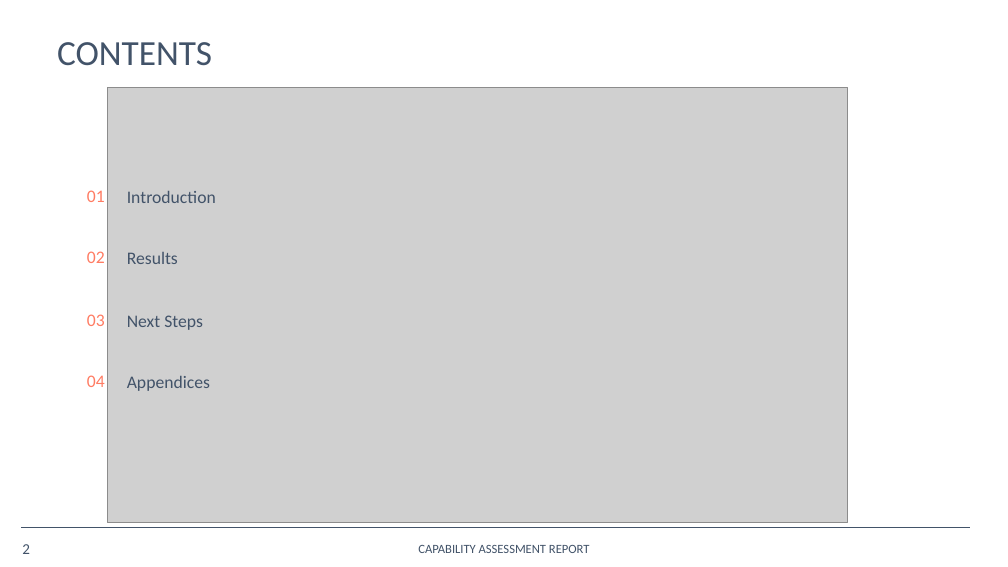
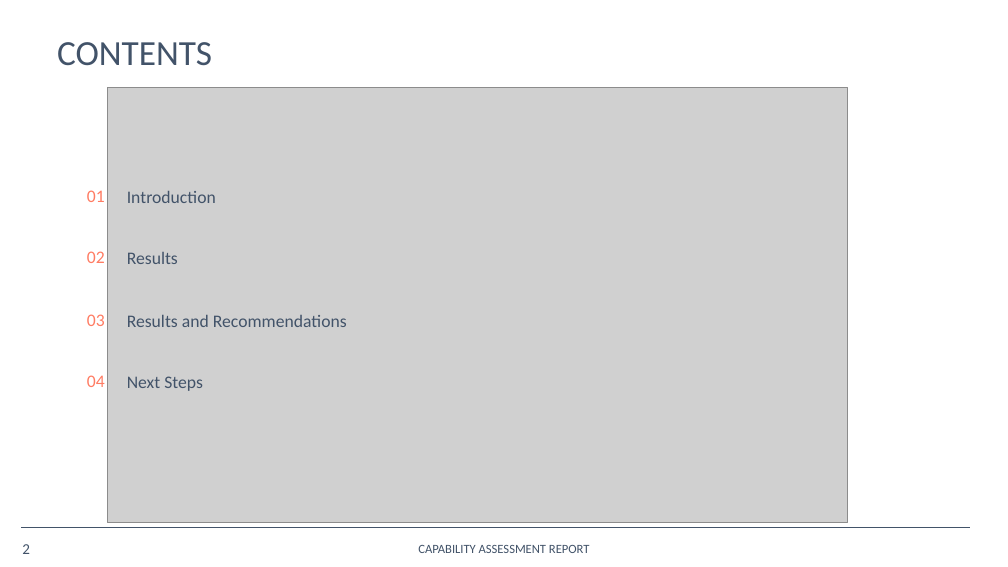
Before and after one commit to opus-meum/power-automate, a slide deck: slide 2 of Capability Assessment Report.pptx. Drawn at 1008x567 pixels with LibreOffice and Linux fonts; fonts in the diff are those of the drawing; grey boxes stand for pictures; background and template pictures are left out. Boxes give left, top, right and bottom in pixels: in the first picture for what was removed or moved away, otherwise in the second. Text is boxed around its words. In the diff, an @@ line names an element or a change of style, - is before the commit and + after.

```diff
--- a/Capability Assessment Report.pptx
+++ b/Capability Assessment Report.pptx
@@ text at (127,315,347,327): text changed @@
-Next Steps
+Results and Recommendations
@@ text at (127,376,203,391): text changed @@
-Appendices
+Next Steps
```
Also in this commit, not shown: 10 other slides changed, 27 slides removed, 1 other file.
